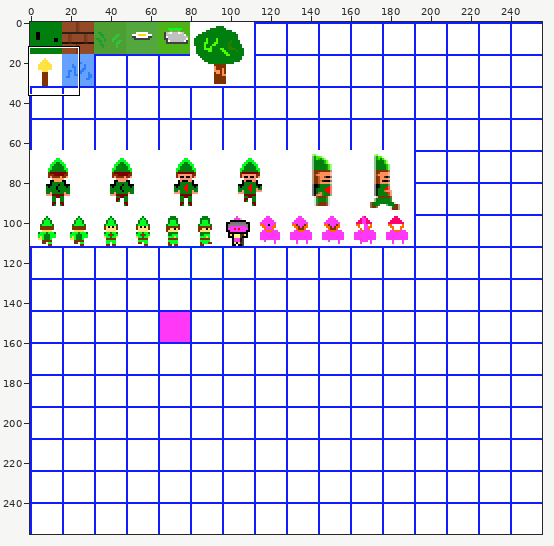
Two versions of one sprite sheet, res/sprites.png. Above: a wide view before the commit, with the close-up outlined.
Close-up. Before the commit:
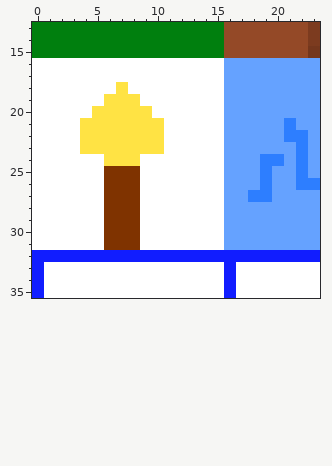
The file is 256x256 pixels. Colours within 5 levels of each other are drawn and written as one. Shown: x 0..23, y 13..35. The commit also changed other parts of the picture, which this record leaves out.
New version:
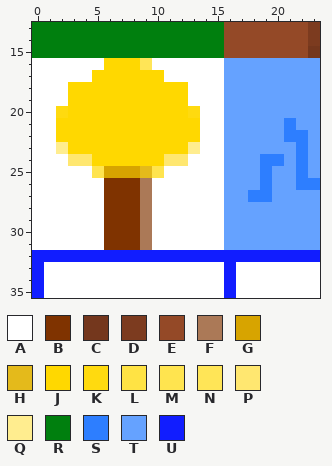
Palette (. is transparent): A #ffffff  B #7f3300  C #74371d  D #7c3b1f  E #944927  F #ab7957  G #d7a400  H #e4ba1b  J #ffd800  K #ffda0f  L #ffe344  M #ffe44f  N #ffe557  P #ffe770  Q #ffed8f  R #007f0e  S #2d7eff  T #65a2ff  U #111dff
The exact change:
{"y":16,"x":6,"old":"AAAA","new":"JJJN"}
{"y":17,"x":5,"old":"AAAAAA","new":"JJJJJJ"}
{"y":18,"x":3,"old":"AAAALAAAAA","new":"JJJJJJJJJJ"}
{"y":19,"x":3,"old":"AAALLLAAAA","new":"JJJJJJJJJJ"}
{"y":20,"x":2,"old":"AAALLLLLAAAA","new":"KJJJJJJJJJJK"}
{"y":21,"x":2,"old":"AALLLLLLLAAA","new":"JJJJJJJJJJJJ"}
{"y":22,"x":2,"old":"AALLLLLLLAAA","new":"JJJJJJJJJJJJ"}
{"y":23,"x":2,"old":"AALLLLLLLAAA","new":"QJJJJJJJJJJQ"}
{"y":24,"x":3,"old":"AAALLLAAAA","new":"PPJJJJJJPP"}
{"y":25,"x":5,"old":"ABBBAA","new":"MGGGHM"}
{"y":26,"x":9,"old":"A","new":"F"}
{"y":27,"x":9,"old":"A","new":"F"}
{"y":28,"x":9,"old":"A","new":"F"}
{"y":29,"x":9,"old":"A","new":"F"}
{"y":30,"x":9,"old":"A","new":"F"}
{"y":31,"x":9,"old":"A","new":"F"}
